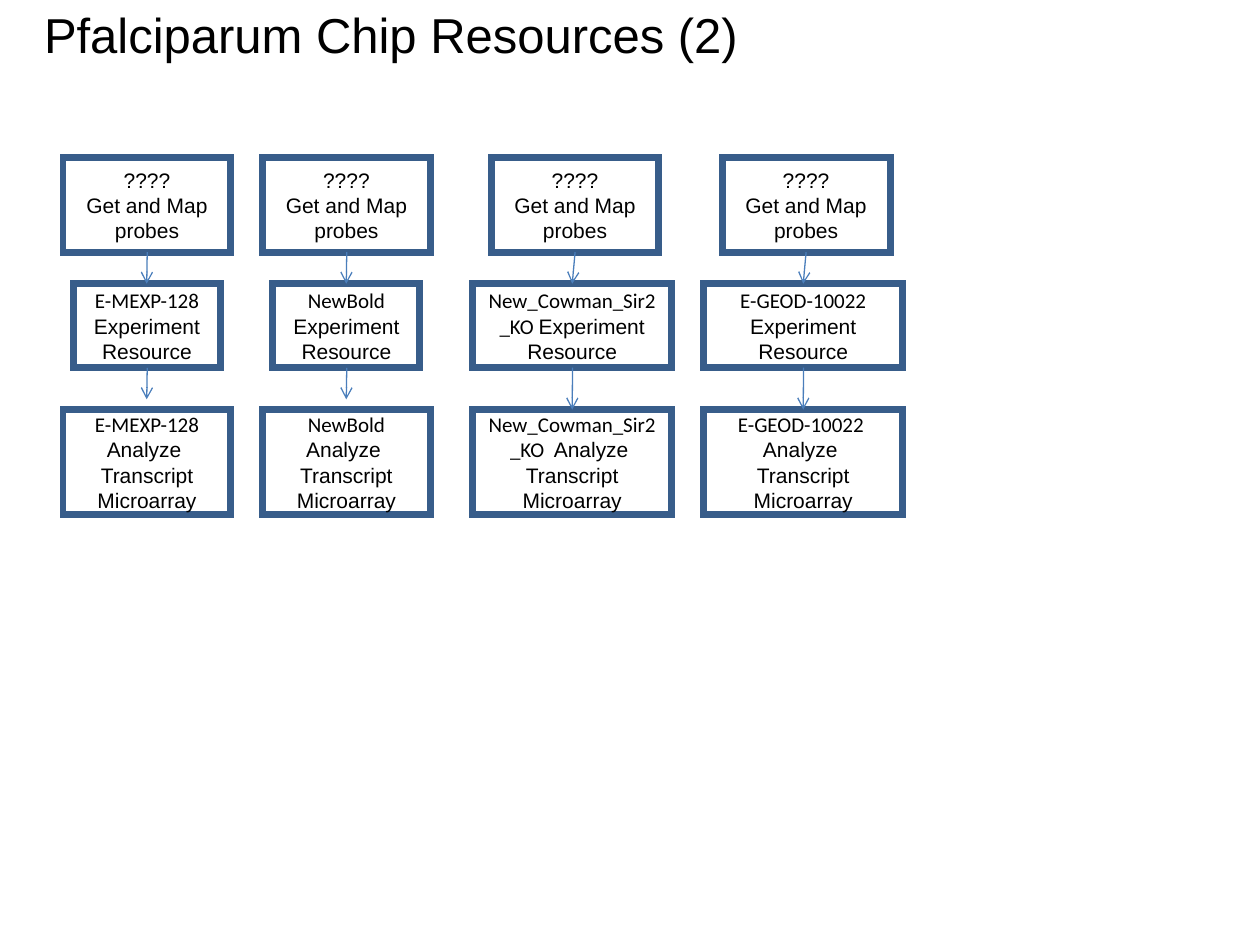
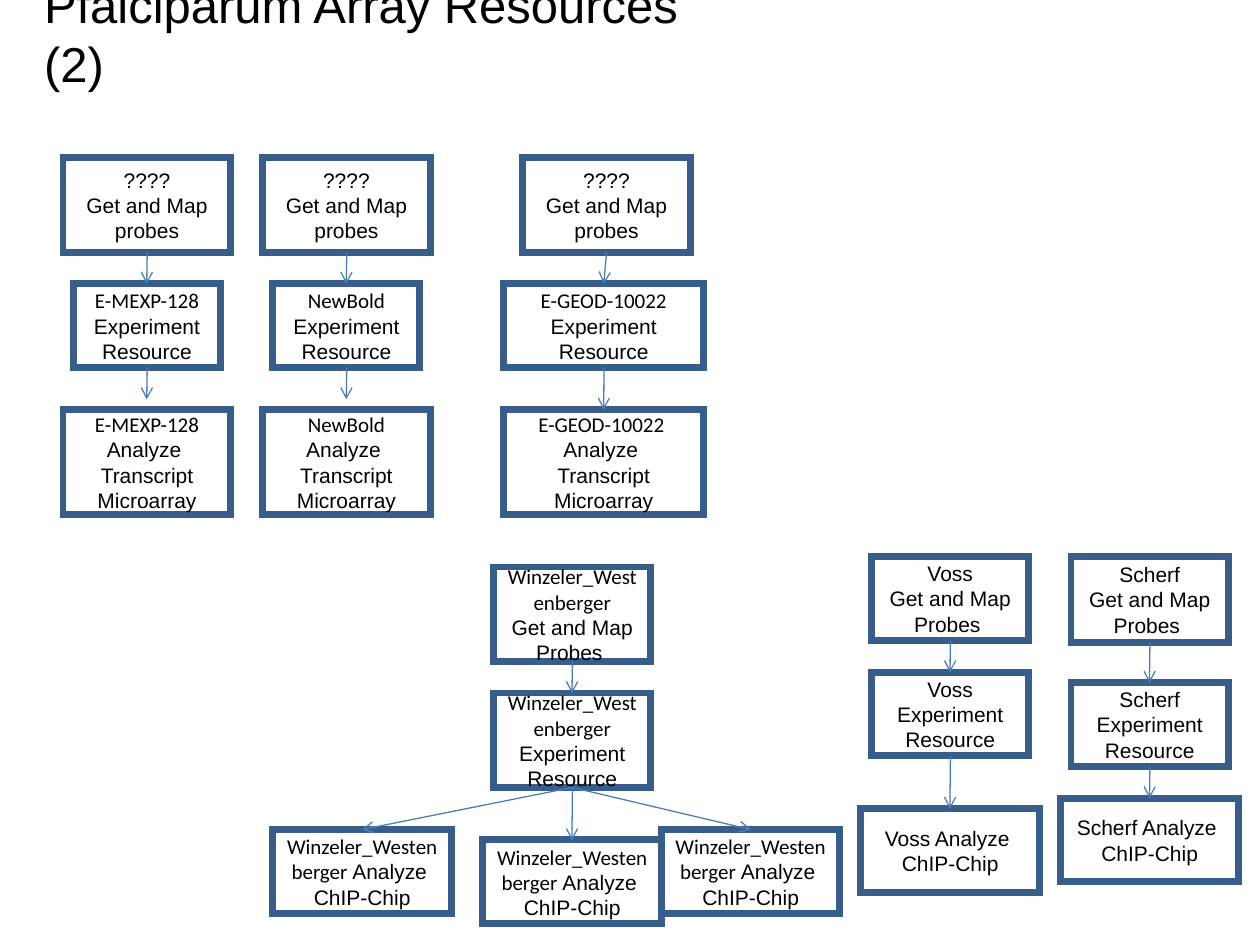
Before and after one commit to VEuPathDB/ApiCommonWorkflow, a slide deck: slide 18 of Main/doc/IntegratedWorkflow.ppt. Drawn at 1260x945 pixels with LibreOffice and Linux fonts; fonts in the diff are those of the drawing. Boxes give left, top, right and bottom in pixels: in the first picture for what was removed or moved away, otherwise in the second. Text is boxed around its words. In the diff, an @@ line names an element or a change of style, - is before the commit and + after.

```diff
--- a/Main/doc/IntegratedWorkflow.ppt
+++ b/Main/doc/IntegratedWorkflow.ppt
@@ title at bbox=[44, 0, 678, 92]: text changed @@
-Pfalciparum Chip Resources (2)
+Pfalciparum Array Resources (2)
@@ 2 arrows, 1 rectangle: place and size @@
-2 arrows, 1 rectangle at bbox=[491, 158, 659, 410]
+2 arrows, 1 rectangle at bbox=[523, 158, 690, 410]
@@ rectangle removed at bbox=[472, 284, 672, 368] @@
-New_Cowman_Sir2_KO Experiment
-Resource
@@ rectangle "E-GEOD-10022 Experiment": place and size @@
-rectangle "E-GEOD-10022 Experiment" at bbox=[703, 284, 902, 368]
+rectangle "E-GEOD-10022 Experiment" at bbox=[504, 284, 703, 368]
@@ rectangle removed at bbox=[472, 410, 672, 514] @@
-New_Cowman_Sir2_KO Analyze
-Transcript Microarray
@@ rectangle "E-GEOD-10022 Analyze": place and size @@
-rectangle "E-GEOD-10022 Analyze" at bbox=[703, 410, 902, 514]
+rectangle "E-GEOD-10022 Analyze" at bbox=[504, 410, 703, 514]
@@ rectangle added at bbox=[494, 567, 651, 662], outline #385D8A 4 pt, 12 pt, text #000000 @@
+Winzeler_Westenberger
+Get and Map Probes
@@ rectangle "Voss": place and size @@
-rectangle "Voss" at bbox=[722, 158, 890, 252]
+rectangle "Voss" at bbox=[872, 557, 1029, 641]
@@ text in rectangle at bbox=[890, 566, 1011, 633]: text changed @@
-????
-Get and Map probes
+Voss
+Get and Map Probes
@@ rectangle added at bbox=[1071, 557, 1228, 643], outline #385D8A 4 pt, 12 pt, text #000000 @@
+Scherf
+Get and Map Probes
@@ arrow added from (950, 640) to (950, 673), #4A7EBB 0.74 pt @@
@@ arrow moved from (804, 368) - (803, 410) to (1150, 643) - (1149, 683) @@
@@ arrow added from (572, 662) to (572, 693), #4A7EBB 0.74 pt @@
@@ rectangle added at bbox=[872, 672, 1029, 756], outline #385D8A 4 pt, 12 pt, text #000000 @@
+Voss Experiment Resource
@@ rectangle added at bbox=[1071, 683, 1228, 767], outline #385D8A 4 pt, 12 pt, text #000000 @@
+Scherf Experiment Resource
@@ rectangle added at bbox=[494, 693, 651, 788], outline #385D8A 4 pt, 12 pt, text #000000 @@
+Winzeler_Westenberger Experiment Resource
@@ arrow added from (950, 756) to (950, 809), #4A7EBB 0.74 pt @@
@@ arrow moved from (806, 252) - (803, 284) to (1150, 766) - (1149, 799) @@
@@ arrow added from (572, 788) to (362, 829), #4A7EBB 0.74 pt @@
@@ arrow added from (572, 788) to (572, 840), #4A7EBB 0.74 pt @@
@@ arrow added from (572, 788) to (751, 829), #4A7EBB 0.74 pt @@
@@ rectangle added at bbox=[861, 809, 1040, 893], outline #385D8A 4 pt, 12 pt, text #000000 @@
+Voss Analyze
+ChIP-Chip
@@ rectangle added at bbox=[1061, 798, 1240, 882], outline #385D8A 4 pt, 12 pt, text #000000 @@
+Scherf Analyze
+ChIP-Chip
@@ rectangle added at bbox=[273, 829, 452, 914], outline #385D8A 4 pt, 12 pt, text #000000 @@
+Winzeler_Westenberger Analyze
+ChIP-Chip
@@ rectangle added at bbox=[662, 829, 840, 914], outline #385D8A 4 pt, 12 pt, text #000000 @@
+Winzeler_Westenberger Analyze
+ChIP-Chip
@@ rectangle added at bbox=[483, 840, 662, 925], outline #385D8A 4 pt, 12 pt, text #000000 @@
+Winzeler_Westenberger Analyze
+ChIP-Chip
```
Also in this commit, not shown: 6 other slides changed.
